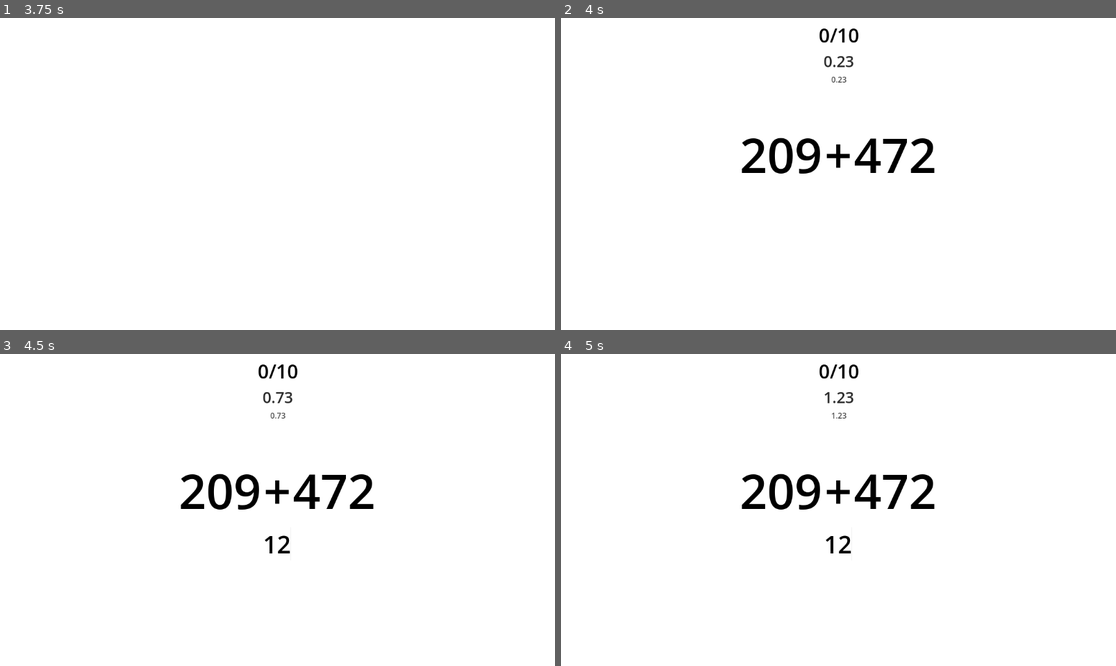
Above: before the commit, frames 1-4 (two rows, left to right).
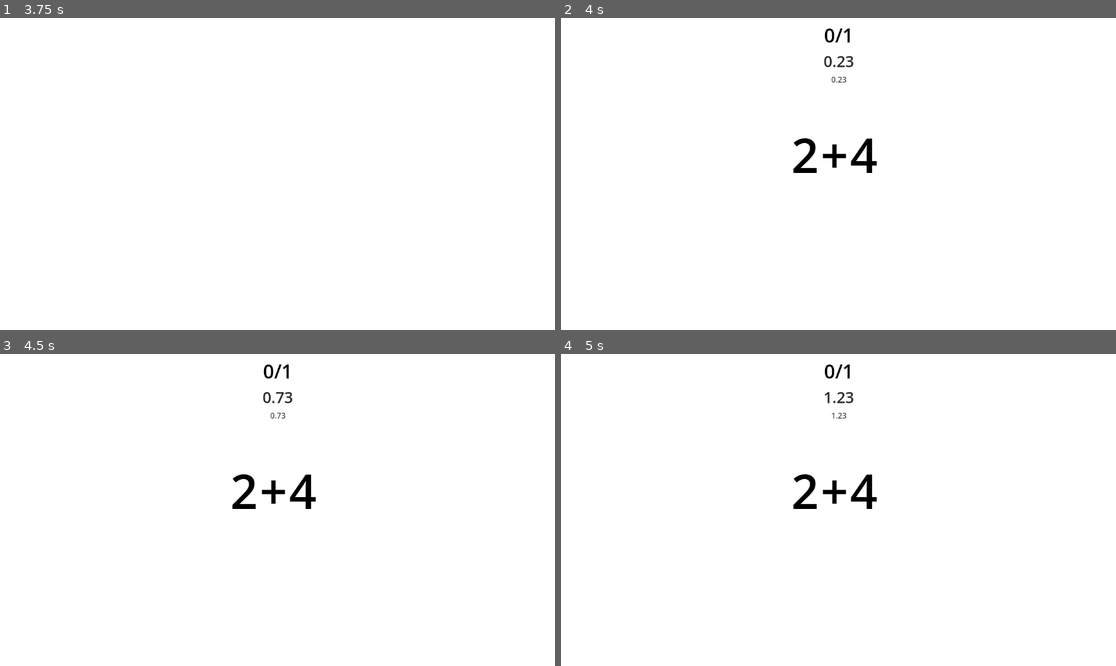
Above: after the commit, the same moments.

Repository: Gushenp/the_math
Game: Godot game, scene res://objetos/inicio.tscn
Same seed, same stepped clock (60 frames per second), same inputs: the game is played once before the commit and once after it.
Inputs (mouse positions are in pixels of both pictures, inside the frame that each line leads up to):
- Up to frame 1 (3.75 s): click "Start" at 0.5 s; tap Enter at 1.25 s
- Up to frame 2 (4 s): no input
- Up to frame 3 (4.5 s): click (277, 544) at 4.27 s; type "12" at 4.35 s
- Up to frame 4 (5 s): no input

Frame 1 is identical in both runs. In frame 2, 1.8% of the frame differs, in the area x 32-68%, y 3-50%; in frame 3, 1.9%, in the area x 32-68%, y 3-64%; in frame 4, 1.9%.

Commit message:
Adição tela de score

Diff:
--- a/objetos/Jogo.tscn
+++ b/objetos/Jogo.tscn
@@ -5,6 +5,7 @@
 [ext_resource type="AudioStream" uid="uid://cughixw08hxbn" path="res://audio/key.mp3" id="3_2lcws"]
 [ext_resource type="AudioStream" uid="uid://b7bwuhsm44o7c" path="res://audio/correct.mp3" id="4_d8qyl"]
 [ext_resource type="AudioStream" uid="uid://dmr5gdr0y34bq" path="res://audio/win.mp3" id="5_mjlty"]
+[ext_resource type="PackedScene" uid="uid://rutv2tbnansn" path="res://objetos/win.tscn" id="6_v5f50"]
 
 [sub_resource type="LabelSettings" id="LabelSettings_614nl"]
 font_size = 40
@@ -1066,4 +1067,8 @@
 [node name="win" type="AudioStreamPlayer" parent="." unique_id=1829583618]
 stream = ExtResource("5_mjlty")
 
+[node name="Win" parent="." unique_id=874449536 instance=ExtResource("6_v5f50")]
+layout_mode = 1
+
 [editable path="AnimacaoContagem"]
+[editable path="Win"]
--- a/objetos/win.tscn
+++ b/objetos/win.tscn
@@ -2,9 +2,576 @@
 
 [sub_resource type="LabelSettings" id="LabelSettings_enyx4"]
 font_size = 35
+font_color = Color(0, 0, 0, 1)
 
 [sub_resource type="LabelSettings" id="LabelSettings_8om7o"]
 font_size = 57
+font_color = Color(0, 0, 0, 1)
+
+[sub_resource type="LabelSettings" id="LabelSettings_7lu34"]
+font_color = Color(0, 0, 0, 1)
+
+[sub_resource type="LabelSettings" id="LabelSettings_tjq3f"]
+font_color = Color(0, 0, 0, 1)
+
+[sub_resource type="LabelSettings" id="LabelSettings_lol2y"]
+font_color = Color(0, 0, 0, 1)
+
+[sub_resource type="Animation" id="Animation_enyx4"]
+length = 0.001
+tracks/0/type = "bezier"
+tracks/0/imported = false
+tracks/0/enabled = true
+tracks/0/path = NodePath("VBoxContainer/Title:modulate:r")
+tracks/0/interp = 1
+tracks/0/loop_wrap = true
+tracks/0/keys = {
+"handle_modes": PackedInt32Array(0),
+"points": PackedFloat32Array(1, -0.25, 0, 0.25, 0),
+"times": PackedFloat32Array(0)
+}
+tracks/1/type = "bezier"
+tracks/1/imported = false
+tracks/1/enabled = true
+tracks/1/path = NodePath("VBoxContainer/Title:modulate:g")
+tracks/1/interp = 1
+tracks/1/loop_wrap = true
+tracks/1/keys = {
+"handle_modes": PackedInt32Array(0),
+"points": PackedFloat32Array(1, -0.25, 0, 0.25, 0),
+"times": PackedFloat32Array(0)
+}
+tracks/2/type = "bezier"
+tracks/2/imported = false
+tracks/2/enabled = true
+tracks/2/path = NodePath("VBoxContainer/Title:modulate:b")
+tracks/2/interp = 1
+tracks/2/loop_wrap = true
+tracks/2/keys = {
+"handle_modes": PackedInt32Array(0),
+"points": PackedFloat32Array(1, -0.25, 0, 0.25, 0),
+"times": PackedFloat32Array(0)
+}
+tracks/3/type = "bezier"
+tracks/3/imported = false
+tracks/3/enabled = true
+tracks/3/path = NodePath("VBoxContainer/Title:modulate:a")
+tracks/3/interp = 1
+tracks/3/loop_wrap = true
+tracks/3/keys = {
+"handle_modes": PackedInt32Array(0),
+"points": PackedFloat32Array(0, -0.25, 0, 0.25, 0),
+"times": PackedFloat32Array(0)
+}
+tracks/4/type = "bezier"
+tracks/4/imported = false
+tracks/4/enabled = true
+tracks/4/path = NodePath("VBoxContainer/TempoTotal:modulate:r")
+tracks/4/interp = 1
+tracks/4/loop_wrap = true
+tracks/4/keys = {
+"handle_modes": PackedInt32Array(0),
+"points": PackedFloat32Array(1, -0.25, 0, 0.25, 0),
+"times": PackedFloat32Array(0)
+}
+tracks/5/type = "bezier"
+tracks/5/imported = false
+tracks/5/enabled = true
+tracks/5/path = NodePath("VBoxContainer/TempoTotal:modulate:g")
+tracks/5/interp = 1
+tracks/5/loop_wrap = true
+tracks/5/keys = {
+"handle_modes": PackedInt32Array(0),
+"points": PackedFloat32Array(1, -0.25, 0, 0.25, 0),
+"times": PackedFloat32Array(0)
+}
+tracks/6/type = "bezier"
+tracks/6/imported = false
+tracks/6/enabled = true
+tracks/6/path = NodePath("VBoxContainer/TempoTotal:modulate:b")
+tracks/6/interp = 1
+tracks/6/loop_wrap = true
+tracks/6/keys = {
+"handle_modes": PackedInt32Array(0),
+"points": PackedFloat32Array(1, -0.25, 0, 0.25, 0),
+"times": PackedFloat32Array(0)
+}
+tracks/7/type = "bezier"
+tracks/7/imported = false
+tracks/7/enabled = true
+tracks/7/path = NodePath("VBoxContainer/TempoTotal:modulate:a")
+tracks/7/interp = 1
+tracks/7/loop_wrap = true
+tracks/7/keys = {
+"handle_modes": PackedInt32Array(0),
+"points": PackedFloat32Array(0, -0.25, 0, 0.25, 0),
+"times": PackedFloat32Array(0)
+}
+tracks/8/type = "bezier"
+tracks/8/imported = false
+tracks/8/enabled = true
+tracks/8/path = NodePath("VBoxContainer/Velocidade:modulate:r")
+tracks/8/interp = 1
+tracks/8/loop_wrap = true
+tracks/8/keys = {
+"handle_modes": PackedInt32Array(0, 2),
+"points": PackedFloat32Array(1, -0.25, 0, 0.25, 0, 1, -0.00016666668, 0, 0, 0),
+"times": PackedFloat32Array(0, 0.001)
+}
+tracks/9/type = "bezier"
+tracks/9/imported = false
+tracks/9/enabled = true
+tracks/9/path = NodePath("VBoxContainer/Velocidade:modulate:g")
+tracks/9/interp = 1
+tracks/9/loop_wrap = true
+tracks/9/keys = {
+"handle_modes": PackedInt32Array(0, 2),
+"points": PackedFloat32Array(1, -0.25, 0, 0.25, 0, 1, -0.00016666668, 0, 0, 0),
+"times": PackedFloat32Array(0, 0.001)
+}
+tracks/10/type = "bezier"
+tracks/10/imported = false
+tracks/10/enabled = true
+tracks/10/path = NodePath("VBoxContainer/Velocidade:modulate:b")
+tracks/10/interp = 1
+tracks/10/loop_wrap = true
+tracks/10/keys = {
+"handle_modes": PackedInt32Array(0, 2),
+"points": PackedFloat32Array(1, -0.25, 0, 0.25, 0, 1, -0.00016666668, 0, 0, 0),
+"times": PackedFloat32Array(0, 0.001)
+}
+tracks/11/type = "bezier"
+tracks/11/imported = false
+tracks/11/enabled = true
+tracks/11/path = NodePath("VBoxContainer/Velocidade:modulate:a")
+tracks/11/interp = 1
+tracks/11/loop_wrap = true
+tracks/11/keys = {
+"handle_modes": PackedInt32Array(0, 2),
+"points": PackedFloat32Array(1, -0.25, 0, 0.25, 0, 0, -0.00016666668, 0.16666667, 0, 0),
+"times": PackedFloat32Array(0, 0.001)
+}
+tracks/12/type = "bezier"
+tracks/12/imported = false
+tracks/12/enabled = true
+tracks/12/path = NodePath("Button:modulate:r")
+tracks/12/interp = 1
+tracks/12/loop_wrap = true
+tracks/12/keys = {
+"handle_modes": PackedInt32Array(0, 2),
+"points": PackedFloat32Array(1, -0.25, 0, 0.25, 0, 1, -0.00016666668, 0, 0, 0),
+"times": PackedFloat32Array(0, 0.001)
+}
+tracks/13/type = "bezier"
+tracks/13/imported = false
+tracks/13/enabled = true
+tracks/13/path = NodePath("Button:modulate:g")
+tracks/13/interp = 1
+tracks/13/loop_wrap = true
+tracks/13/keys = {
+"handle_modes": PackedInt32Array(0, 2),
+"points": PackedFloat32Array(1, -0.25, 0, 0.25, 0, 1, -0.00016666668, 0, 0, 0),
+"times": PackedFloat32Array(0, 0.001)
+}
+tracks/14/type = "bezier"
+tracks/14/imported = false
+tracks/14/enabled = true
+tracks/14/path = NodePath("Button:modulate:b")
+tracks/14/interp = 1
+tracks/14/loop_wrap = true
+tracks/14/keys = {
+"handle_modes": PackedInt32Array(0, 2),
+"points": PackedFloat32Array(1, -0.25, 0, 0.25, 0, 1, -0.00016666668, 0, 0, 0),
+"times": PackedFloat32Array(0, 0.001)
+}
+tracks/15/type = "bezier"
+tracks/15/imported = false
+tracks/15/enabled = true
+tracks/15/path = NodePath("Button:modulate:a")
+tracks/15/interp = 1
+tracks/15/loop_wrap = true
+tracks/15/keys = {
+"handle_modes": PackedInt32Array(0, 2),
+"points": PackedFloat32Array(1, -0.25, 0, 0.25, 0, 0, -0.00016666668, 0.16666667, 0, 0),
+"times": PackedFloat32Array(0, 0.001)
+}
+tracks/16/type = "bezier"
+tracks/16/imported = false
+tracks/16/enabled = true
+tracks/16/path = NodePath("Button2:modulate:r")
+tracks/16/interp = 1
+tracks/16/loop_wrap = true
+tracks/16/keys = {
+"handle_modes": PackedInt32Array(0, 2),
+"points": PackedFloat32Array(1, -0.25, 0, 0.25, 0, 1, -0.00016666668, 0, 0, 0),
+"times": PackedFloat32Array(0, 0.001)
+}
+tracks/17/type = "bezier"
+tracks/17/imported = false
+tracks/17/enabled = true
+tracks/17/path = NodePath("Button2:modulate:g")
+tracks/17/interp = 1
+tracks/17/loop_wrap = true
+tracks/17/keys = {
+"handle_modes": PackedInt32Array(0, 2),
+"points": PackedFloat32Array(1, -0.25, 0, 0.25, 0, 1, -0.00016666668, 0, 0, 0),
+"times": PackedFloat32Array(0, 0.001)
+}
+tracks/18/type = "bezier"
+tracks/18/imported = false
+tracks/18/enabled = true
+tracks/18/path = NodePath("Button2:modulate:b")
+tracks/18/interp = 1
+tracks/18/loop_wrap = true
+tracks/18/keys = {
+"handle_modes": PackedInt32Array(0, 2),
+"points": PackedFloat32Array(1, -0.25, 0, 0.25, 0, 1, -0.00016666668, 0, 0, 0),
+"times": PackedFloat32Array(0, 0.001)
+}
+tracks/19/type = "bezier"
+tracks/19/imported = false
+tracks/19/enabled = true
+tracks/19/path = NodePath("Button2:modulate:a")
+tracks/19/interp = 1
+tracks/19/loop_wrap = true
+tracks/19/keys = {
+"handle_modes": PackedInt32Array(0, 2),
+"points": PackedFloat32Array(1, -0.25, 0, 0.25, 0, 0, -0.00016666668, 0.16666667, 0, 0),
+"times": PackedFloat32Array(0, 0.001)
+}
+tracks/20/type = "bezier"
+tracks/20/imported = false
+tracks/20/enabled = true
+tracks/20/path = NodePath("VBoxContainer/Quantidade:modulate:r")
+tracks/20/interp = 1
+tracks/20/loop_wrap = true
+tracks/20/keys = {
+"handle_modes": PackedInt32Array(0),
+"points": PackedFloat32Array(1, -0.0005, 0, 0.0005, 0),
+"times": PackedFloat32Array(0.001)
+}
+tracks/21/type = "bezier"
+tracks/21/imported = false
+tracks/21/enabled = true
+tracks/21/path = NodePath("VBoxContainer/Quantidade:modulate:g")
+tracks/21/interp = 1
+tracks/21/loop_wrap = true
+tracks/21/keys = {
+"handle_modes": PackedInt32Array(0),
+"points": PackedFloat32Array(1, -0.0005, 0, 0.0005, 0),
+"times": PackedFloat32Array(0.001)
+}
+tracks/22/type = "bezier"
+tracks/22/imported = false
+tracks/22/enabled = true
+tracks/22/path = NodePath("VBoxContainer/Quantidade:modulate:b")
+tracks/22/interp = 1
+tracks/22/loop_wrap = true
+tracks/22/keys = {
+"handle_modes": PackedInt32Array(0),
+"points": PackedFloat32Array(1, -0.0005, 0, 0.0005, 0),
+"times": PackedFloat32Array(0.001)
+}
+tracks/23/type = "bezier"
+tracks/23/imported = false
+tracks/23/enabled = true
+tracks/23/path = NodePath("VBoxContainer/Quantidade:modulate:a")
+tracks/23/interp = 1
+tracks/23/loop_wrap = true
+tracks/23/keys = {
+"handle_modes": PackedInt32Array(0),
+"points": PackedFloat32Array(0, -0.0005, 0, 0.0005, 0),
+"times": PackedFloat32Array(0.001)
+}
+
+[sub_resource type="Animation" id="Animation_tjq3f"]
+resource_name = "buttonsShow"
+tracks/0/type = "bezier"
+tracks/0/imported = false
+tracks/0/enabled = true
+tracks/0/path = NodePath("Button:modulate:r")
+tracks/0/interp = 1
+tracks/0/loop_wrap = true
+tracks/0/keys = {
+"handle_modes": PackedInt32Array(0, 0),
+"points": PackedFloat32Array(1, -0.25, 0, 0.25, 0, 1, -0.09166667, 0, 0, 0),
+"times": PackedFloat32Array(0, 0.26666668)
+}
+tracks/1/type = "bezier"
+tracks/1/imported = false
+tracks/1/enabled = true
+tracks/1/path = NodePath("Button:modulate:g")
+tracks/1/interp = 1
+tracks/1/loop_wrap = true
+tracks/1/keys = {
+"handle_modes": PackedInt32Array(0, 0),
+"points": PackedFloat32Array(1, -0.25, 0, 0.25, 0, 1, -0.09166667, 0, 0, 0),
+"times": PackedFloat32Array(0, 0.26666668)
+}
+tracks/2/type = "bezier"
+tracks/2/imported = false
+tracks/2/enabled = true
+tracks/2/path = NodePath("Button:modulate:b")
+tracks/2/interp = 1
+tracks/2/loop_wrap = true
+tracks/2/keys = {
+"handle_modes": PackedInt32Array(0, 0),
+"points": PackedFloat32Array(1, -0.25, 0, 0.25, 0, 1, -0.09166667, 0, 0, 0),
+"times": PackedFloat32Array(0, 0.26666668)
+}
+tracks/3/type = "bezier"
+tracks/3/imported = false
+tracks/3/enabled = true
+tracks/3/path = NodePath("Button:modulate:a")
+tracks/3/interp = 1
+tracks/3/loop_wrap = true
+tracks/3/keys = {
+"handle_modes": PackedInt32Array(0, 0),
+"points": PackedFloat32Array(0, -0.25, 0, 0.25, 0, 1, -0.09166667, -0.16666667, 0, 0),
+"times": PackedFloat32Array(0, 0.26666668)
+}
+tracks/4/type = "bezier"
+tracks/4/imported = false
+tracks/4/enabled = true
+tracks/4/path = NodePath("Button2:modulate:r")
+tracks/4/interp = 1
+tracks/4/loop_wrap = true
+tracks/4/keys = {
+"handle_modes": PackedInt32Array(0, 0),
+"points": PackedFloat32Array(1, -0.25, 0, 0.25, 0, 1, -0.09166667, 0, 0, 0),
+"times": PackedFloat32Array(0.3, 0.5666667)
+}
+tracks/5/type = "bezier"
+tracks/5/imported = false
+tracks/5/enabled = true
+tracks/5/path = NodePath("Button2:modulate:g")
+tracks/5/interp = 1
+tracks/5/loop_wrap = true
+tracks/5/keys = {
+"handle_modes": PackedInt32Array(0, 0),
+"points": PackedFloat32Array(1, -0.25, 0, 0.25, 0, 1, -0.09166667, 0, 0, 0),
+"times": PackedFloat32Array(0.3, 0.5666667)
+}
+tracks/6/type = "bezier"
+tracks/6/imported = false
+tracks/6/enabled = true
+tracks/6/path = NodePath("Button2:modulate:b")
+tracks/6/interp = 1
+tracks/6/loop_wrap = true
+tracks/6/keys = {
+"handle_modes": PackedInt32Array(0, 0),
+"points": PackedFloat32Array(1, -0.25, 0, 0.25, 0, 1, -0.09166667, 0, 0, 0),
+"times": PackedFloat32Array(0.3, 0.5666667)
+}
+tracks/7/type = "bezier"
+tracks/7/imported = false
+tracks/7/enabled = true
+tracks/7/path = NodePath("Button2:modulate:a")
+tracks/7/interp = 1
+tracks/7/loop_wrap = true
+tracks/7/keys = {
+"handle_modes": PackedInt32Array(0, 0),
+"points": PackedFloat32Array(0, -0.25, 0, 0.25, 0, 1, -0.09166667, -0.16666667, 0, 0),
+"times": PackedFloat32Array(0.3, 0.5666667)
+}
+
+[sub_resource type="Animation" id="Animation_lol2y"]
+resource_name = "showQuant"
+tracks/0/type = "bezier"
+tracks/0/imported = false
+tracks/0/enabled = true
+tracks/0/path = NodePath("VBoxContainer/Quantidade:modulate:r")
+tracks/0/interp = 1
+tracks/0/loop_wrap = true
+tracks/0/keys = {
+"handle_modes": PackedInt32Array(0, 2),
+"points": PackedFloat32Array(1, -0.25, 0, 0.25, 0, 1, -0.08166667, 0, 0, 0),
+"times": PackedFloat32Array(0, 0.49)
+}
+tracks/1/type = "bezier"
+tracks/1/imported = false
+tracks/1/enabled = true
+tracks/1/path = NodePath("VBoxContainer/Quantidade:modulate:g")
+tracks/1/interp = 1
+tracks/1/loop_wrap = true
+tracks/1/keys = {
+"handle_modes": PackedInt32Array(0, 2),
+"points": PackedFloat32Array(1, -0.25, 0, 0.25, 0, 1, -0.08166667, 0, 0, 0),
+"times": PackedFloat32Array(0, 0.49)
+}
+tracks/2/type = "bezier"
+tracks/2/imported = false
+tracks/2/enabled = true
+tracks/2/path = NodePath("VBoxContainer/Quantidade:modulate:b")
+tracks/2/interp = 1
+tracks/2/loop_wrap = true
+tracks/2/keys = {
+"handle_modes": PackedInt32Array(0, 2),
+"points": PackedFloat32Array(1, -0.25, 0, 0.25, 0, 1, -0.08166667, 0, 0, 0),
+"times": PackedFloat32Array(0, 0.49)
+}
+tracks/3/type = "bezier"
+tracks/3/imported = false
+tracks/3/enabled = true
+tracks/3/path = NodePath("VBoxContainer/Quantidade:modulate:a")
+tracks/3/interp = 1
+tracks/3/loop_wrap = true
+tracks/3/keys = {
+"handle_modes": PackedInt32Array(0, 2),
+"points": PackedFloat32Array(0, -0.25, 0, 0.25, 0, 1, -0.08166667, -0.16666667, 0, 0),
+"times": PackedFloat32Array(0, 0.49)
+}
+
+[sub_resource type="Animation" id="Animation_8om7o"]
+resource_name = "showSessao"
+tracks/0/type = "bezier"
+tracks/0/imported = false
+tracks/0/enabled = true
+tracks/0/path = NodePath("VBoxContainer/Title:modulate:r")
+tracks/0/interp = 1
+tracks/0/loop_wrap = true
+tracks/0/keys = {
+"handle_modes": PackedInt32Array(0, 0),
+"points": PackedFloat32Array(1, -0.25, 0, 0.25, 0, 1, -0.16666667, 0, 0, 0),
+"times": PackedFloat32Array(0, 0.73333335)
+}
+tracks/1/type = "bezier"
+tracks/1/imported = false
+tracks/1/enabled = true
+tracks/1/path = NodePath("VBoxContainer/Title:modulate:g")
+tracks/1/interp = 1
+tracks/1/loop_wrap = true
+tracks/1/keys = {
+"handle_modes": PackedInt32Array(0, 0),
+"points": PackedFloat32Array(1, -0.25, 0, 0.25, 0, 1, -0.16666667, 0, 0, 0),
+"times": PackedFloat32Array(0, 0.73333335)
+}
+tracks/2/type = "bezier"
+tracks/2/imported = false
+tracks/2/enabled = true
+tracks/2/path = NodePath("VBoxContainer/Title:modulate:b")
+tracks/2/interp = 1
+tracks/2/loop_wrap = true
+tracks/2/keys = {
+"handle_modes": PackedInt32Array(0, 0),
+"points": PackedFloat32Array(1, -0.25, 0, 0.25, 0, 1, -0.16666667, 0, 0, 0),
+"times": PackedFloat32Array(0, 0.73333335)
+}
+tracks/3/type = "bezier"
+tracks/3/imported = false
+tracks/3/enabled = true
+tracks/3/path = NodePath("VBoxContainer/Title:modulate:a")
+tracks/3/interp = 1
+tracks/3/loop_wrap = true
+tracks/3/keys = {
+"handle_modes": PackedInt32Array(0, 0),
+"points": PackedFloat32Array(0, -0.25, 0, 0.25, 0, 1, -0.16666667, -0.16666667, 0, 0),
+"times": PackedFloat32Array(0, 0.73333335)
+}
+
+[sub_resource type="Animation" id="Animation_7lu34"]
+resource_name = "showTempoTotal"
+tracks/0/type = "bezier"
+tracks/0/imported = false
+tracks/0/enabled = true
+tracks/0/path = NodePath("VBoxContainer/TempoTotal:modulate:r")
+tracks/0/interp = 1
+tracks/0/loop_wrap = true
+tracks/0/keys = {
+"handle_modes": PackedInt32Array(0, 0),
+"points": PackedFloat32Array(1, -0.25, 0, 0.25, 0, 1, -0.09166667, 0, 0, 0),
+"times": PackedFloat32Array(0, 0.26666668)
+}
+tracks/1/type = "bezier"
+tracks/1/imported = false
+tracks/1/enabled = true
+tracks/1/path = NodePath("VBoxContainer/TempoTotal:modulate:g")
+tracks/1/interp = 1
+tracks/1/loop_wrap = true
+tracks/1/keys = {
+"handle_modes": PackedInt32Array(0, 0),
+"points": PackedFloat32Array(1, -0.25, 0, 0.25, 0, 1, -0.09166667, 0, 0, 0),
+"times": PackedFloat32Array(0, 0.26666668)
+}
+tracks/2/type = "bezier"
+tracks/2/imported = false
+tracks/2/enabled = true
+tracks/2/path = NodePath("VBoxContainer/TempoTotal:modulate:b")
+tracks/2/interp = 1
+tracks/2/loop_wrap = true
+tracks/2/keys = {
+"handle_modes": PackedInt32Array(0, 0),
+"points": PackedFloat32Array(1, -0.25, 0, 0.25, 0, 1, -0.09166667, 0, 0, 0),
+"times": PackedFloat32Array(0, 0.26666668)
+}
+tracks/3/type = "bezier"
+tracks/3/imported = false
+tracks/3/enabled = true
+tracks/3/path = NodePath("VBoxContainer/TempoTotal:modulate:a")
+tracks/3/interp = 1
+tracks/3/loop_wrap = true
+tracks/3/keys = {
+"handle_modes": PackedInt32Array(0, 0),
+"points": PackedFloat32Array(0, -0.25, 0, 0.25, 0, 1, -0.09166667, -0.16666667, 0, 0),
+"times": PackedFloat32Array(0, 0.26666668)
+}
+
+[sub_resource type="Animation" id="Animation_ivvyo"]
+resource_name = "showVelocidade"
+tracks/0/type = "bezier"
+tracks/0/imported = false
+tracks/0/enabled = true
+tracks/0/path = NodePath("VBoxContainer/Velocidade:modulate:r")
+tracks/0/interp = 1
+tracks/0/loop_wrap = true
+tracks/0/keys = {
+"handle_modes": PackedInt32Array(0, 0),
+"points": PackedFloat32Array(1, -0.25, 0, 0.25, 0, 1, -0.09166667, 0, 0, 0),
+"times": PackedFloat32Array(0, 0.26666668)
+}
+tracks/1/type = "bezier"
+tracks/1/imported = false
+tracks/1/enabled = true
+tracks/1/path = NodePath("VBoxContainer/Velocidade:modulate:g")
+tracks/1/interp = 1
+tracks/1/loop_wrap = true
+tracks/1/keys = {
+"handle_modes": PackedInt32Array(0, 0),
+"points": PackedFloat32Array(1, -0.25, 0, 0.25, 0, 1, -0.09166667, 0, 0, 0),
+"times": PackedFloat32Array(0, 0.26666668)
+}
+tracks/2/type = "bezier"
+tracks/2/imported = false
+tracks/2/enabled = true
+tracks/2/path = NodePath("VBoxContainer/Velocidade:modulate:b")
+tracks/2/interp = 1
+tracks/2/loop_wrap = true
+tracks/2/keys = {
+"handle_modes": PackedInt32Array(0, 0),
+"points": PackedFloat32Array(1, -0.25, 0, 0.25, 0, 1, -0.09166667, 0, 0, 0),
+"times": PackedFloat32Array(0, 0.26666668)
+}
+tracks/3/type = "bezier"
+tracks/3/imported = false
+tracks/3/enabled = true
+tracks/3/path = NodePath("VBoxContainer/Velocidade:modulate:a")
+tracks/3/interp = 1
+tracks/3/loop_wrap = true
+tracks/3/keys = {
+"handle_modes": PackedInt32Array(0, 0),
+"points": PackedFloat32Array(0, -0.25, 0, 0.25, 0, 1, -0.09166667, -0.16666667, 0, 0),
+"times": PackedFloat32Array(0, 0.26666668)
+}
+
+[sub_resource type="AnimationLibrary" id="AnimationLibrary_tjq3f"]
+_data = {
+&"RESET": SubResource("Animation_enyx4"),
+&"buttonsShow": SubResource("Animation_tjq3f"),
+&"showQuant": SubResource("Animation_lol2y"),
+&"showSessao": SubResource("Animation_8om7o"),
+&"showTempoTotal": SubResource("Animation_7lu34"),
+&"showVelocidade": SubResource("Animation_ivvyo")
+}
 
 [node name="Win" type="Control" unique_id=874449536]
 layout_mode = 3
@@ -16,21 +583,24 @@
 size_flags_horizontal = 4
 
 [node name="VBoxContainer" type="VBoxContainer" parent="." unique_id=906782629]
+clip_contents = true
 layout_mode = 1
 anchors_preset = 5
 anchor_left = 0.5
 anchor_right = 0.5
 offset_left = -145.5
 offset_top = 39.0
-offset_right = 145.5
-offset_bottom = 383.0
+offset_right = 154.5
+offset_bottom = 389.0
 grow_horizontal = 2
+pivot_offset = Vector2(150, 175)
 
 [node name="MarginContainer" type="MarginContainer" parent="VBoxContainer" unique_id=561489805]
 layout_mode = 2
 theme_override_constants/margin_top = 15
 
 [node name="Title" type="AspectRatioContainer" parent="VBoxContainer" unique_id=898660932]
+modulate = Color(1, 1, 1, 0)
 layout_mode = 2
 
 [node name="Label" type="Label" parent="VBoxContainer/Title" unique_id=1236446251]
@@ -45,6 +615,7 @@
 theme_override_constants/margin_top = 33
 
 [node name="Quantidade" type="AspectRatioContainer" parent="VBoxContainer" unique_id=861465472]
+modulate = Color(1, 1, 1, 0)
 layout_mode = 2
 
 [node name="Label" type="Label" parent="VBoxContainer/Quantidade" unique_id=1683879477]
@@ -58,6 +629,7 @@
 theme_override_constants/margin_top = 23
 
 [node name="TempoTotal" type="AspectRatioContainer" parent="VBoxContainer" unique_id=805945484]
+modulate = Color(1, 1, 1, 0)
 layout_mode = 2
 
 [node name="VBoxContainer" type="VBoxContainer" parent="VBoxContainer/TempoTotal" unique_id=1716259420]
@@ -67,11 +639,13 @@
 [node name="Label" type="Label" parent="VBoxContainer/TempoTotal/VBoxContainer" unique_id=1534030104]
 layout_mode = 2
 text = "Tempo Total"
+label_settings = SubResource("LabelSettings_7lu34")
 
 [node name="Label2" type="Label" parent="VBoxContainer/TempoTotal/VBoxContainer" unique_id=1594154754]
 layout_mode = 2
 size_flags_horizontal = 4
 text = "0.000"
+label_settings = SubResource("LabelSettings_7lu34")
 
 [node name="MarginContainer4" type="MarginContainer" parent="VBoxContainer" unique_id=1520796416]
 layout_mode = 2
@@ -86,12 +660,26 @@
 [node name="Label" type="Label" parent="VBoxContainer/Velocidade/VBoxContainer" unique_id=1928454400]
 layout_mode = 2
 text = "Velocidade"
+label_settings = SubResource("LabelSettings_tjq3f")
 
 [node name="Label2" type="Label" parent="VBoxContainer/Velocidade/VBoxContainer" unique_id=559418897]
 layout_mode = 2
 text = "0.000"
+label_settings = SubResource("LabelSettings_lol2y")
 horizontal_alignment = 1
 vertical_alignment = 1
+
+[node name="Button" type="Button" parent="." unique_id=1270265688]
+layout_mode = 1
+anchors_preset = 5
+anchor_left = 0.5
+anchor_right = 0.5
+offset_left = -88.0
+offset_top = 464.0
+offset_right = 88.0
+offset_bottom = 506.0
+grow_horizontal = 2
+text = "Jogar Novamente"
 
 [node name="Button2" type="Button" parent="." unique_id=465525049]
 layout_mode = 1
@@ -105,14 +693,5 @@
 grow_horizontal = 2
 text = "Menu"
 
-[node name="Button" type="Button" parent="." unique_id=1270265688]
-layout_mode = 1
-anchors_preset = 5
-anchor_left = 0.5
-anchor_right = 0.5
-offset_left = -88.0
-offset_top = 464.0
-offset_right = 88.0
-offset_bottom = 506.0
-grow_horizontal = 2
-text = "Jogar Novamente"
+[node name="AnimationPlayer" type="AnimationPlayer" parent="." unique_id=868394921]
+libraries/ = SubResource("AnimationLibrary_tjq3f")
--- a/project.godot
+++ b/project.godot
@@ -19,10 +19,6 @@
 
 Dados="*uid://dstrxudkk7kp3"
 
-[display]
-
-window/size/mode=3
-
 [input]
 
 enter={
--- a/scripts/interface.gd
+++ b/scripts/interface.gd
@@ -7,17 +7,18 @@
 @onready var counter = $head/MarginContainer/VBoxContainer/AspectRatioContainer/MarginContainer/counter
 @onready var timer = $head/MarginContainer/VBoxContainer/AspectRatioContainer2/timer
 @onready var timerNum = $head/MarginContainer/VBoxContainer/AspectRatioContainer2/timerNumber
-@onready var quantidade = 10 #Dados.quantidade
+@onready var quantidade = 1 #Dados.quantidade
 @onready var main = $main
 @onready var head = $head
 @onready var numberintro = $numberAnimation
 @onready var intro = $AnimacaoContagem/AnimationPlayer
+@onready var win = $Win/AnimationPlayer
 @onready var headOut = $PlacarAimation
 @onready var audioTecla = $key
 @onready var correctAudio = $correct
 
-var IDCampo1 = 3 #Dados.campo1ID
-var IDcampo2 = 3 #Dados.campo2ID
+var IDCampo1 = 1 #Dados.campo1ID
+var IDcampo2 = 1 #Dados.campo2ID
 var IDoperacao = 0# Dados.operacaoID
 func _ready() -> void:
 	start()
@@ -40,6 +41,7 @@
 var temp_inicio = 0.0
 var temp_inicio_sessao = 0.0
 func start():
+	$Win/AnimationPlayer.play("RESET")
 	main.visible = false
 	head.visible = false
 	intro.play("intro")
@@ -170,10 +172,21 @@
 	jogoFinalizado = true
 	startTimer = false
 	numberintro.play("greenNumber")
+	$Win/VBoxContainer/Quantidade/Label.text = str(contador) + "/" + str(quantidade)
 	await get_tree().create_timer(1.0).timeout
 	$win.play()
 	await get_tree().create_timer(2.0).timeout
 	numberintro.play("outNumber")
 	headOut.play("placarOut")
-
+	await get_tree().create_timer(2.0).timeout
+	win.play("showSessao")
+	await get_tree().create_timer(1.0).timeout
+	win.play("showQuant")
+	await get_tree().create_timer(1.0).timeout
+	win.play("showTempoTotal")
+	await get_tree().create_timer(1.0).timeout
+	win.play("showVelocidade")
+	await get_tree().create_timer(1.0).timeout
+	win.play("buttonsShow")
+	await get_tree().create_timer(1.0).timeout
 	print("finalizado")
